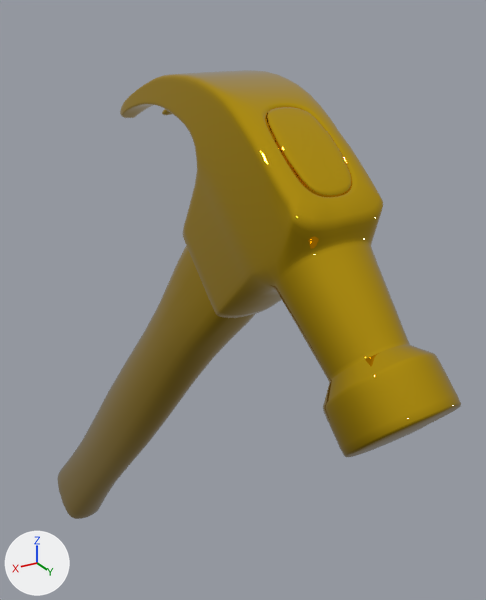
The glTF model client/assets/models/props/power_ups/carpenter.glb, before and after one commit.
Camera for both pictures: a camera (50 mm lens) standing at (0.083, 0.209, 0.272) and looking at (-0.038, 0.007, 0.171). Arrows for +X, +Y and +Z are at lower left; the lights stay in place. The picture after the commit comes second. Where no turn or scale is listed for an object, it has been applied to the vertices.

The scene before the commit, as lines of its bpy script (objects in view):
```python
me_boek__0 = bpy.data.meshes.new('Boek__0')
me_boek__0.from_pydata(...)  # 2930 vertices, 5756 faces; spans x -0.0116..0.0116, y 0.0157..0.1388, z 0.1887..0.2589
me_boek__0.materials.append(mat_gold)  # yellow #e7bd1f
me_ruchka__0 = bpy.data.meshes.new('Ruchka__0')
me_ruchka__0.from_pydata(...)  # 602 vertices, 1200 faces; spans x -0.011..0.011, y -0.129..0.107, z 0.001..0.254
me_ruchka__0.materials.append(mat_gold)  # yellow #e7bd1f
ob_boek__0 = bpy.data.objects.new('Boek__0', me_boek__0)
ob_boek__0.location = (0.0, 0.0, 0.0)
ob_ruchka__0 = bpy.data.objects.new('Ruchka__0', me_ruchka__0)
ob_ruchka__0.location = (0.0, 0.0, 0.0)
```
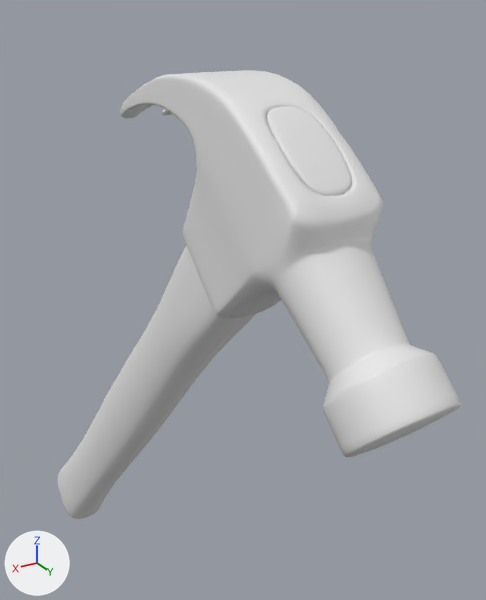
Changed parts and their boxes (x1, y1, x2, y2) in the pictures (486 x 600 px):
```json
{"object": "Boek__0", "change": "recoloured", "before": [120, 70, 461, 457], "after": [120, 70, 461, 457], "on screen": "yellow to white"}
{"object": "Ruchka__0", "change": "recoloured", "before": [57, 106, 352, 519], "after": [57, 106, 352, 519], "on screen": "yellow to white"}
```

Edits to the scene script, one JSON object a line:
```json
{"block": "me_boek__0", "where": "me_boek__0.from_pydata(...)  # 2930 vertices, 5756 faces; spans x -0.0116..0.0116, y 0.0157..0.1388, z 0.1887..0.2589"}
{"op": "remove", "block": "me_boek__0", "code": "me_boek__0.materials.append(mat_gold)  # yellow #e7bd1f"}
{"block": "me_ruchka__0", "where": "me_ruchka__0.from_pydata(...)  # 602 vertices, 1200 faces; spans x -0.011..0.011, y -0.129..0.107, z 0.001..0.254"}
{"op": "remove", "block": "me_ruchka__0", "code": "me_ruchka__0.materials.append(mat_gold)  # yellow #e7bd1f"}
```
